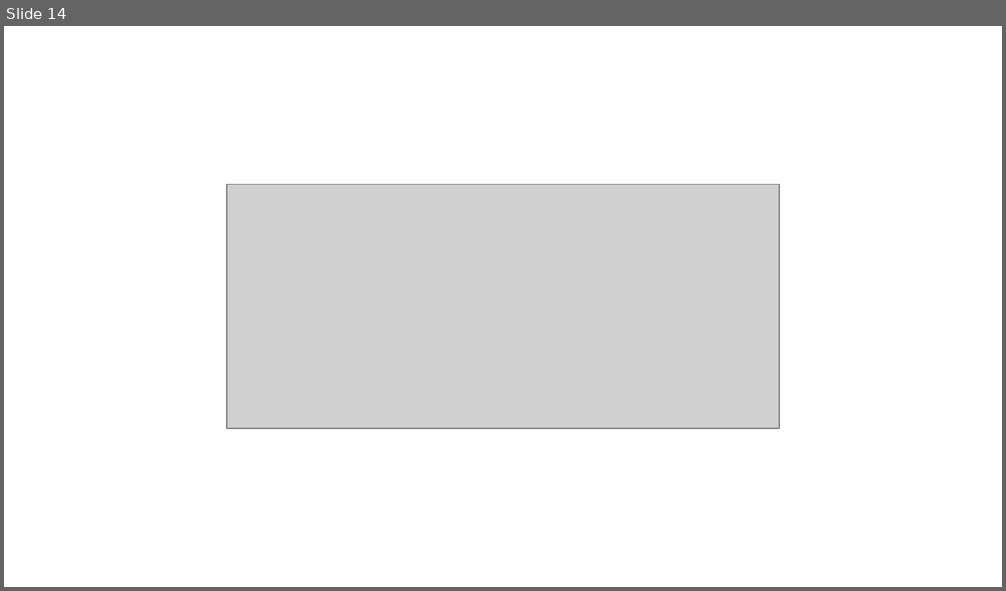
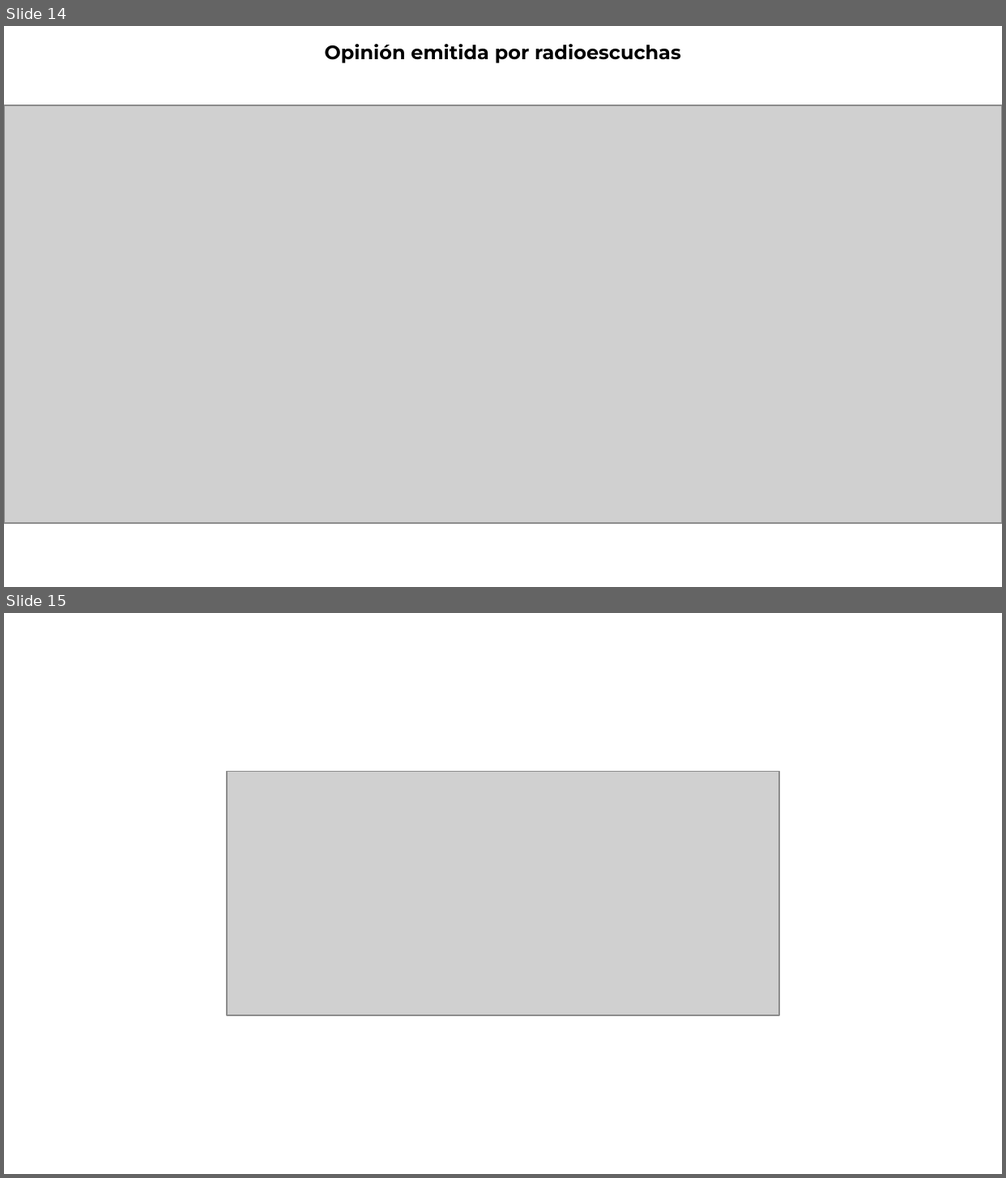
Before and after one commit to thelonious9/Reporteportadas, a slide deck: Reporte 160626.pptx. Shown one above the other, each under a label of ours: slide 14 before the commit, slides 14 and 15 after it. The pictures are 1006x591 and 1006x1178 pixels, drawn with LibreOffice and Linux fonts; fonts in the diff are those of the drawing; grey boxes stand for pictures; background and template pictures are left out. Boxes give left, top, right and bottom in pixels: in the first picture for what was removed or moved away, otherwise in the second. Text is boxed around its words. In the diff, an @@ line names an element or a change of style, - is before the commit and + after.

```diff
--- a/Reporte 160626.pptx
+++ b/Reporte 160626.pptx
@@ slide 14 added at (4, 26, 1002, 587), background #FFFFFF @@
@@ text added at (325, 44, 681, 63), 14 pt, text #000000, bold @@
+Opinión emitida por radioescuchas
@@ picture added at (4, 106, 1002, 524) @@
@@ what was slide 14 is now slide 15 @@
```
Also in this commit, not shown: 4 slides changed.
